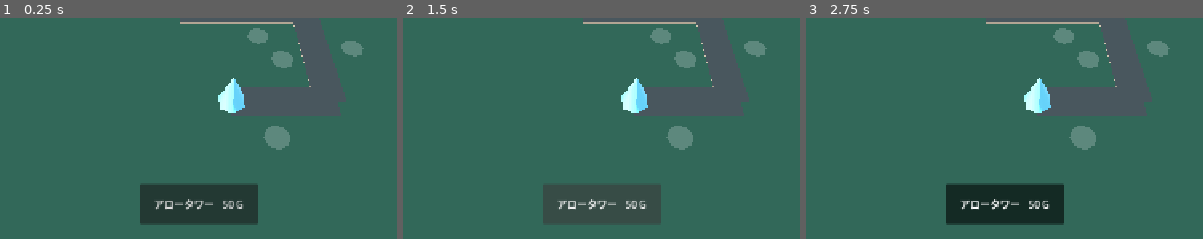
Above: before the commit, frames 1-3 (left to right).
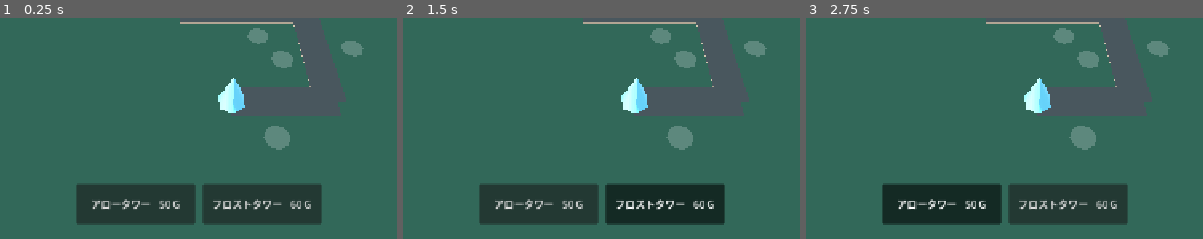
Above: after the commit, the same moments.

Repository: itsuki117/towerdefense
Game: Godot game, scene res://scenes/main.tscn
The game is run twice, just before and just after one commit, with the same random seed, the same clock (stepped at 60 frames per second) and the same inputs.
Inputs:
- Up to frame 1 (0.25 s): no input
- Up to frame 2 (1.5 s): click "アロータワー 50 G" at 0.5 s; click "アロータワー 50 G" (after the commit: "フロストタワー 60 G") at 1.25 s
- Up to frame 3 (2.75 s): click "アロータワー 50 G" at 2 s
The pictures show only the part of the screen within x 25-75%, y 50-100%; the shares and areas given below are measured in that part.

The runs differ from the first frame. In frame 1, 6.6% of the frame differs, in the area x 19-82%, y 75-94%; in frame 2, 8.8%, in the area x 19-82%, y 74-94%; in frame 3, 6.9%.

Commit message:
ステップ6: 高速な敵とフロストタワー（減速）を追加
種類の追加はデータ側で行い、シーンとスクリプトは 1 種類ぶんのまま。

- enemy_fast.tres: 速いが HP が低い敵。色とスケールも EnemyData 持ち
- tower_frost.tres: 命中した敵を減速させるタワー
- TowerData に slow_factor / slow_duration を追加し、予約済みだった
  Effect.SLOW を実装
- Projectile は damage と speed ではなく TowerData ごと受け取るようにした
  効果が増えても launch() の引数を足さずに済む
- Enemy に減速の適用・時間切れ処理を追加。強い減速が優先され、
  同じ強さなら持続時間だけ伸びる。減速中は体色を青寄りに変えて見えるようにした
- wave_04〜08 に高速敵の WaveEntry を追加（並行スポーンで通常敵と混ざる）
- HUD の tower_options に追加しただけでボタンは 2 つに増える

数値は種類を足すためのもので、バランス調整はしていない。

Co-Authored-By: Claude Opus 5 <noreply@anthropic.com>

Diff:
--- /dev/null
+++ b/resources/enemies/enemy_fast.tres
@@ -0,0 +1,13 @@
+[gd_resource type="Resource" script_class="EnemyData" format=3]
+
+[ext_resource type="Script" path="res://scripts/data/enemy_data.gd" id="1_enemy_data"]
+
+[resource]
+script = ExtResource("1_enemy_data")
+display_name = "はやいスライム"
+max_hp = 7
+speed = 4.2
+gold_value = 5
+damage = 1
+body_color = Color(0.95, 0.62, 0.25, 1)
+body_scale = 0.75
--- /dev/null
+++ b/resources/towers/tower_frost.tres
@@ -0,0 +1,16 @@
+[gd_resource type="Resource" script_class="TowerData" format=3]
+
+[ext_resource type="Script" path="res://scripts/data/tower_data.gd" id="1_tower_data"]
+
+[resource]
+script = ExtResource("1_tower_data")
+display_name = "フロストタワー"
+cost = 60
+damage = 1
+attack_range = 5.5
+fire_rate = 1.2
+projectile_speed = 22.0
+effect = 1
+slow_factor = 0.5
+slow_duration = 1.5
+body_color = Color(0.45, 0.72, 0.95, 1)
--- a/resources/waves/wave_04.tres
+++ b/resources/waves/wave_04.tres
@@ -3,6 +3,7 @@
 [ext_resource type="Script" uid="uid://d235kpin62xrm" path="res://scripts/data/wave_data.gd" id="1_wave_data"]
 [ext_resource type="Script" uid="uid://c2vj5eonwhxvc" path="res://scripts/data/wave_entry.gd" id="2_wave_entry"]
 [ext_resource type="Resource" path="res://resources/enemies/enemy_normal.tres" id="3_enemy_normal"]
+[ext_resource type="Resource" path="res://resources/enemies/enemy_fast.tres" id="4_enemy_fast"]
 
 [sub_resource type="Resource" id="Resource_entry_normal"]
 script = ExtResource("2_wave_entry")
@@ -10,7 +11,14 @@
 count = 10
 spawn_interval = 0.95
 
+[sub_resource type="Resource" id="Resource_entry_fast"]
+script = ExtResource("2_wave_entry")
+enemy_data = ExtResource("4_enemy_fast")
+count = 3
+spawn_interval = 0.8
+start_delay = 3.0
+
 [resource]
 script = ExtResource("1_wave_data")
-entries = [SubResource("Resource_entry_normal")]
+entries = [SubResource("Resource_entry_normal"), SubResource("Resource_entry_fast")]
 next_wave_delay = 5.5
--- a/resources/waves/wave_05.tres
+++ b/resources/waves/wave_05.tres
@@ -3,6 +3,7 @@
 [ext_resource type="Script" uid="uid://d235kpin62xrm" path="res://scripts/data/wave_data.gd" id="1_wave_data"]
 [ext_resource type="Script" uid="uid://c2vj5eonwhxvc" path="res://scripts/data/wave_entry.gd" id="2_wave_entry"]
 [ext_resource type="Resource" path="res://resources/enemies/enemy_normal.tres" id="3_enemy_normal"]
+[ext_resource type="Resource" path="res://resources/enemies/enemy_fast.tres" id="4_enemy_fast"]
 
 [sub_resource type="Resource" id="Resource_entry_normal"]
 script = ExtResource("2_wave_entry")
@@ -10,6 +11,13 @@
 count = 12
 spawn_interval = 0.9
 
+[sub_resource type="Resource" id="Resource_entry_fast"]
+script = ExtResource("2_wave_entry")
+enemy_data = ExtResource("4_enemy_fast")
+count = 4
+spawn_interval = 0.8
+start_delay = 3.0
+
 [resource]
 script = ExtResource("1_wave_data")
-entries = [SubResource("Resource_entry_normal")]
+entries = [SubResource("Resource_entry_normal"), SubResource("Resource_entry_fast")]
--- a/resources/waves/wave_06.tres
+++ b/resources/waves/wave_06.tres
@@ -3,6 +3,7 @@
 [ext_resource type="Script" uid="uid://d235kpin62xrm" path="res://scripts/data/wave_data.gd" id="1_wave_data"]
 [ext_resource type="Script" uid="uid://c2vj5eonwhxvc" path="res://scripts/data/wave_entry.gd" id="2_wave_entry"]
 [ext_resource type="Resource" path="res://resources/enemies/enemy_normal.tres" id="3_enemy_normal"]
+[ext_resource type="Resource" path="res://resources/enemies/enemy_fast.tres" id="4_enemy_fast"]
 
 [sub_resource type="Resource" id="Resource_entry_normal"]
 script = ExtResource("2_wave_entry")
@@ -10,6 +11,13 @@
 count = 14
 spawn_interval = 0.85
 
+[sub_resource type="Resource" id="Resource_entry_fast"]
+script = ExtResource("2_wave_entry")
+enemy_data = ExtResource("4_enemy_fast")
+count = 5
+spawn_interval = 0.7
+start_delay = 3.0
+
 [resource]
 script = ExtResource("1_wave_data")
-entries = [SubResource("Resource_entry_normal")]
+entries = [SubResource("Resource_entry_normal"), SubResource("Resource_entry_fast")]
--- a/resources/waves/wave_07.tres
+++ b/resources/waves/wave_07.tres
@@ -3,6 +3,7 @@
 [ext_resource type="Script" uid="uid://d235kpin62xrm" path="res://scripts/data/wave_data.gd" id="1_wave_data"]
 [ext_resource type="Script" uid="uid://c2vj5eonwhxvc" path="res://scripts/data/wave_entry.gd" id="2_wave_entry"]
 [ext_resource type="Resource" path="res://resources/enemies/enemy_normal.tres" id="3_enemy_normal"]
+[ext_resource type="Resource" path="res://resources/enemies/enemy_fast.tres" id="4_enemy_fast"]
 
 [sub_resource type="Resource" id="Resource_entry_normal"]
 script = ExtResource("2_wave_entry")
@@ -10,7 +11,14 @@
 count = 16
 spawn_interval = 0.8
 
+[sub_resource type="Resource" id="Resource_entry_fast"]
+script = ExtResource("2_wave_entry")
+enemy_data = ExtResource("4_enemy_fast")
+count = 6
+spawn_interval = 0.7
+start_delay = 2.5
+
 [resource]
 script = ExtResource("1_wave_data")
-entries = [SubResource("Resource_entry_normal")]
+entries = [SubResource("Resource_entry_normal"), SubResource("Resource_entry_fast")]
 next_wave_delay = 4.5
--- a/resources/waves/wave_08.tres
+++ b/resources/waves/wave_08.tres
@@ -3,6 +3,7 @@
 [ext_resource type="Script" uid="uid://d235kpin62xrm" path="res://scripts/data/wave_data.gd" id="1_wave_data"]
 [ext_resource type="Script" uid="uid://c2vj5eonwhxvc" path="res://scripts/data/wave_entry.gd" id="2_wave_entry"]
 [ext_resource type="Resource" path="res://resources/enemies/enemy_normal.tres" id="3_enemy_normal"]
+[ext_resource type="Resource" path="res://resources/enemies/enemy_fast.tres" id="4_enemy_fast"]
 
 [sub_resource type="Resource" id="Resource_entry_normal"]
 script = ExtResource("2_wave_entry")
@@ -10,7 +11,14 @@
 count = 20
 spawn_interval = 0.7
 
+[sub_resource type="Resource" id="Resource_entry_fast"]
+script = ExtResource("2_wave_entry")
+enemy_data = ExtResource("4_enemy_fast")
+count = 8
+spawn_interval = 0.6
+start_delay = 2.5
+
 [resource]
 script = ExtResource("1_wave_data")
-entries = [SubResource("Resource_entry_normal")]
+entries = [SubResource("Resource_entry_normal"), SubResource("Resource_entry_fast")]
 next_wave_delay = 4.0
--- a/scenes/main.tscn
+++ b/scenes/main.tscn
@@ -18,6 +18,7 @@
 [ext_resource type="PackedScene" path="res://scenes/build_spot.tscn" id="16_build_spot"]
 [ext_resource type="Script" path="res://scripts/result_screen.gd" id="17_result_screen"]
 [ext_resource type="Script" path="res://scripts/camera_rig.gd" id="18_camera_rig"]
+[ext_resource type="Resource" path="res://resources/towers/tower_frost.tres" id="19_tower_frost"]
 
 [sub_resource type="ProceduralSkyMaterial" id="ProceduralSkyMaterial_sky"]
 sky_top_color = Color(0.38, 0.55, 0.78, 1)
@@ -158,7 +159,7 @@
 grow_vertical = 2
 mouse_filter = 2
 script = ExtResource("3_hud")
-tower_options = [ExtResource("6_tower_arrow")]
+tower_options = [ExtResource("6_tower_arrow"), ExtResource("19_tower_frost")]
 build_manager_path = NodePath("../../BuildManager")
 
 [node name="Stats" type="VBoxContainer" parent="UI/HUD" unique_id=506892068]
--- a/scripts/data/tower_data.gd
+++ b/scripts/data/tower_data.gd
@@ -4,7 +4,7 @@
 ##
 ## EnemyData と同じ方針で、タワーシーンは 1 つ・差分は .tres で表現する。
 
-## 追加効果。SLOW の適用はステップ6（2 種類目のタワー）で実装する。
+## 追加効果。命中時に Projectile が適用する。
 enum Effect { NONE, SLOW }
 
 @export var display_name: String = "Tower"
@@ -19,4 +19,8 @@
 ## 弾速 (m/秒)。
 @export var projectile_speed: float = 18.0
 @export var effect: Effect = Effect.NONE
+## effect が SLOW のときの速度倍率。0.5 なら敵の移動速度が半分になる。
+@export_range(0.05, 1.0, 0.05) var slow_factor: float = 0.5
+## 減速が続く秒数。effect が SLOW のときだけ意味を持つ。
+@export_range(0.1, 10.0, 0.1) var slow_duration: float = 1.5
 @export var body_color: Color = Color(0.85, 0.72, 0.35)
--- a/scripts/enemy.gd
+++ b/scripts/enemy.gd
@@ -11,6 +11,10 @@
 ## 拠点に到達した。引数はライフ減少量。
 signal reached_end(damage: int)
 
+## 減速中の体色。元の色にこの色を混ぜて、効いていることを見て分かるようにする。
+const SLOW_TINT := Color(0.45, 0.75, 1.0)
+const SLOW_TINT_STRENGTH := 0.55
+
 @export var data: EnemyData
 
 @onready var _visual: MeshInstance3D = $Visual
@@ -18,6 +22,10 @@
 var _hp: int = 1
 ## 撃破・到達のどちらかで true。二重に signal を出さないためのガード。
 var _finished: bool = false
+var _material: StandardMaterial3D = null
+## 現在の速度倍率。1.0 で等速。
+var _slow_factor: float = 1.0
+var _slow_remaining: float = 0.0
 
 
 func _ready() -> void:
@@ -36,7 +44,8 @@
 func _physics_process(delta: float) -> void:
 	if _finished or data == null:
 		return
-	progress += data.speed * delta
+	_update_slow(delta)
+	progress += data.speed * _slow_factor * delta
 	if progress_ratio >= 1.0:
 		_finish(true)
 
@@ -47,6 +56,27 @@
 	_hp -= amount
 	if _hp <= 0:
 		_finish(false)
+
+
+## 減速を受ける。より強い減速が優先され、同じ強さなら持続時間だけが伸びる。
+## （弱い減速で強い減速を上書きしてしまわないようにする）
+func apply_slow(factor: float, duration: float) -> void:
+	if _finished:
+		return
+	if factor > _slow_factor:
+		return
+	_slow_factor = clampf(factor, 0.05, 1.0)
+	_slow_remaining = maxf(_slow_remaining, duration)
+	_refresh_color()
+
+
+func _update_slow(delta: float) -> void:
+	if _slow_remaining <= 0.0:
+		return
+	_slow_remaining -= delta
+	if _slow_remaining <= 0.0:
+		_slow_factor = 1.0
+		_refresh_color()
 
 
 ## ゴールへの近さ (0.0〜1.0)。タワーのターゲット選択に使う。
@@ -69,6 +99,16 @@
 
 func _apply_visual() -> void:
 	_visual.scale = Vector3.ONE * data.body_scale
-	var mat := StandardMaterial3D.new()
-	mat.albedo_color = data.body_color
-	_visual.set_surface_override_material(0, mat)
+	# 敵ごとに色を変えるので、マテリアルはインスタンスごとに作る。
+	_material = StandardMaterial3D.new()
+	_visual.set_surface_override_material(0, _material)
+	_refresh_color()
+
+
+func _refresh_color() -> void:
+	if _material == null or data == null:
+		return
+	if _slow_factor < 1.0:
+		_material.albedo_color = data.body_color.lerp(SLOW_TINT, SLOW_TINT_STRENGTH)
+	else:
+		_material.albedo_color = data.body_color
--- a/scripts/projectile.gd
+++ b/scripts/projectile.gd
@@ -11,21 +11,24 @@
 const TARGET_HEIGHT_OFFSET := 0.4
 
 var _target: Node3D = null
-var _damage: int = 0
+## 撃ったタワーの TowerData。ダメージも追加効果もここから読む。
+var _data: TowerData = null
 var _speed: float = 18.0
 var _life: float = MAX_LIFETIME
 
 
-func launch(target: Node3D, damage: int, speed: float) -> void:
+## 個別の数値ではなく TowerData ごと持たせる。効果が増えても引数を足さずに済み、
+## 弾は「撃った側のデータどおりに当たる」だけの役割で保てる。
+func launch(target: Node3D, tower_data: TowerData) -> void:
 	_target = target
-	_damage = damage
-	_speed = speed
+	_data = tower_data
+	_speed = tower_data.projectile_speed
 
 
 func _physics_process(delta: float) -> void:
 	_life -= delta
 	# ターゲットが先に倒れた場合は不発として消える。
-	if _life <= 0.0 or not is_instance_valid(_target):
+	if _life <= 0.0 or _data == null or not is_instance_valid(_target):
 		queue_free()
 		return
 
@@ -34,9 +37,17 @@
 	var step := _speed * delta
 
 	if to_target.length() <= maxf(step, HIT_RADIUS):
-		if _target.has_method(&"take_damage"):
-			_target.take_damage(_damage)
+		_hit()
 		queue_free()
 		return
 
 	global_position += to_target.normalized() * step
+
+
+func _hit() -> void:
+	# 追加効果を先に入れる。take_damage で敵が撃破処理に入ると、
+	# その後の apply_slow は無視されるため。
+	if _data.effect == TowerData.Effect.SLOW and _target.has_method(&"apply_slow"):
+		_target.apply_slow(_data.slow_factor, _data.slow_duration)
+	if _target.has_method(&"take_damage"):
+		_target.take_damage(_data.damage)
--- a/scripts/tower.gd
+++ b/scripts/tower.gd
@@ -79,7 +79,7 @@
 		return
 	_projectile_parent().add_child(projectile)
 	projectile.global_position = _muzzle.global_position
-	projectile.launch(target, data.damage, data.projectile_speed)
+	projectile.launch(target, data)
 
 
 ## 弾はタワーの子にしない（タワーが消えても飛んでいる弾が巻き込まれないように）。
Not shown, added: scripts/camera_rig.gd.uid
Not shown, changed: docs/GDD.md
